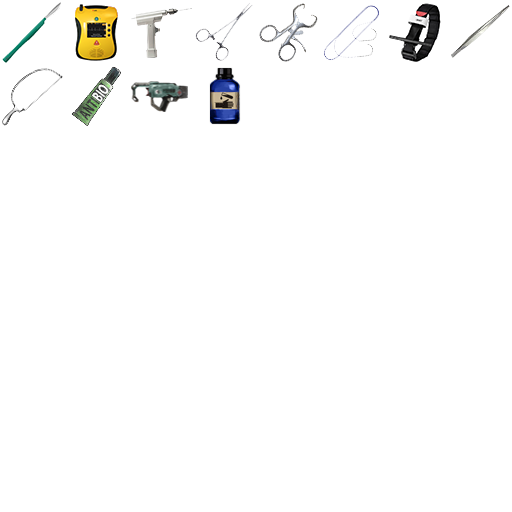
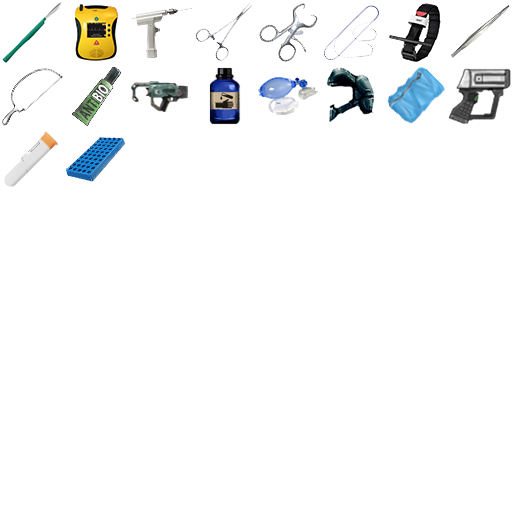
Layered file, before and after one edit (512 × 512). Changes by layer:
added layer "vialrack" above "injecter" over (65, 135, 126, 182)
added layer "injecter" above "Layer 9" over (4, 131, 59, 187)
added layer "Layer 9" above "bag" over (449, 68, 511, 124)
added layer "bag" above "autocpr" over (387, 67, 445, 124)
added layer "autocpr" above "ambu" over (327, 67, 374, 123)
added layer "ambu" above "Layer 6" over (258, 77, 318, 115)
